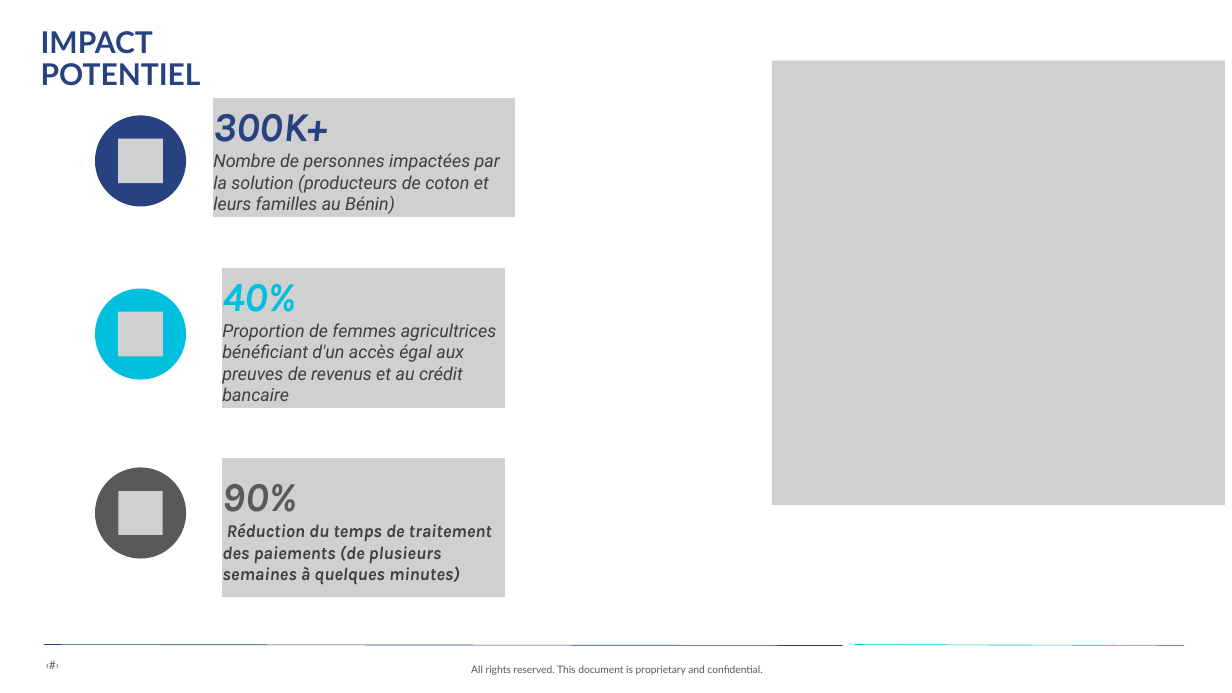
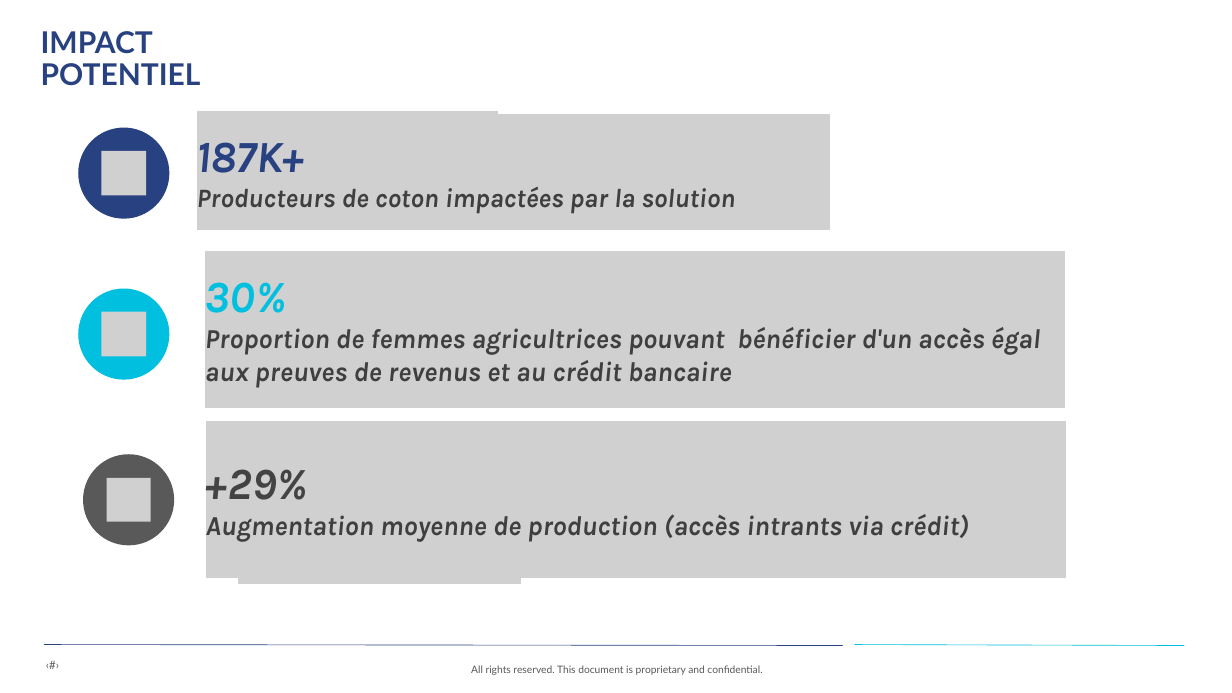
Before and after one commit to Bsh54/EVOLUTICS-did-hackathon, a slide deck: slide 9 of EVOLUTICS-presentation.pptx (slide 8 before the commit). Drawn at 1232x693 pixels with LibreOffice and Linux fonts; fonts in the diff are those of the drawing; grey boxes stand for pictures. Boxes give left, top, right and bottom in pixels: in the first picture for what was removed or moved away, otherwise in the second. Text is boxed around its words. In the diff, an @@ line names an element or a change of style, - is before the commit and + after.

```diff
--- a/EVOLUTICS-presentation.pptx
+++ b/EVOLUTICS-presentation.pptx
@@ picture removed at (x1=772, y1=60, x2=1225, y2=505) @@
@@ picture moved from (x1=213, y1=99, x2=514, y2=217) to (x1=197, y1=110, x2=498, y2=229) @@
@@ picture resized from (x1=213, y1=101, x2=514, y2=217) to (x1=197, y1=114, x2=830, y2=230) @@
@@ text removed at (x1=213, y1=114, x2=500, y2=214) @@
-300K+
-Nombre de personnes impactées par la solution (producteurs de coton et leurs familles au Bénin)
@@ freeform shape moved from (x1=95, y1=115, x2=186, y2=206) to (x1=78, y1=128, x2=169, y2=219) @@
@@ text added at (x1=197, y1=142, x2=735, y2=214), 31 pt, text #3F3F3F, bold, italic @@
+187K+
+Producteurs de coton impactées par la solution
@@ picture moved from (x1=118, y1=139, x2=163, y2=183) to (x1=102, y1=151, x2=146, y2=195) @@
@@ picture removed at (x1=964, y1=225, x2=1050, y2=313) @@
@@ picture resized from (x1=222, y1=270, x2=505, y2=407) to (x1=205, y1=251, x2=1066, y2=407) @@
@@ 2 pictures, 2 freeform shapes moved together from (x1=95, y1=268, x2=525, y2=407) to (x1=78, y1=268, x2=509, y2=407) @@
@@ text at (x1=205, y1=282, x2=1040, y2=388): text changed; size 21 to 32 pt; font Roboto to Karla; bold on @@
-40%
-Proportion de femmes agricultrices bénéficiant d'un accès égal aux preuves de revenus et au crédit bancaire
+30%
+Proportion de femmes agricultrices pouvant bénéficier d'un accès égal aux preuves de revenus et au crédit bancaire
@@ picture resized from (x1=222, y1=460, x2=505, y2=597) to (x1=206, y1=421, x2=1066, y2=578) @@
@@ picture moved from (x1=222, y1=458, x2=505, y2=597) to (x1=238, y1=445, x2=521, y2=584) @@
@@ freeform shape moved from (x1=95, y1=468, x2=186, y2=559) to (x1=83, y1=454, x2=174, y2=545) @@
@@ picture moved from (x1=118, y1=491, x2=163, y2=535) to (x1=107, y1=478, x2=151, y2=522) @@
@@ text added at (x1=206, y1=469, x2=969, y2=542), 32 pt, text #3F3F3F, bold, italic @@
++29%
+Augmentation moyenne de production (accès intrants via crédit)
@@ text removed at (x1=222, y1=484, x2=492, y2=585) @@
-90%
-Réduction du temps de traitement des paiements (de plusieurs semaines à quelques minutes)
```
Also in this commit, not shown: 6 other slides changed, 5 slides added, 3 slides removed, 1 other file.
